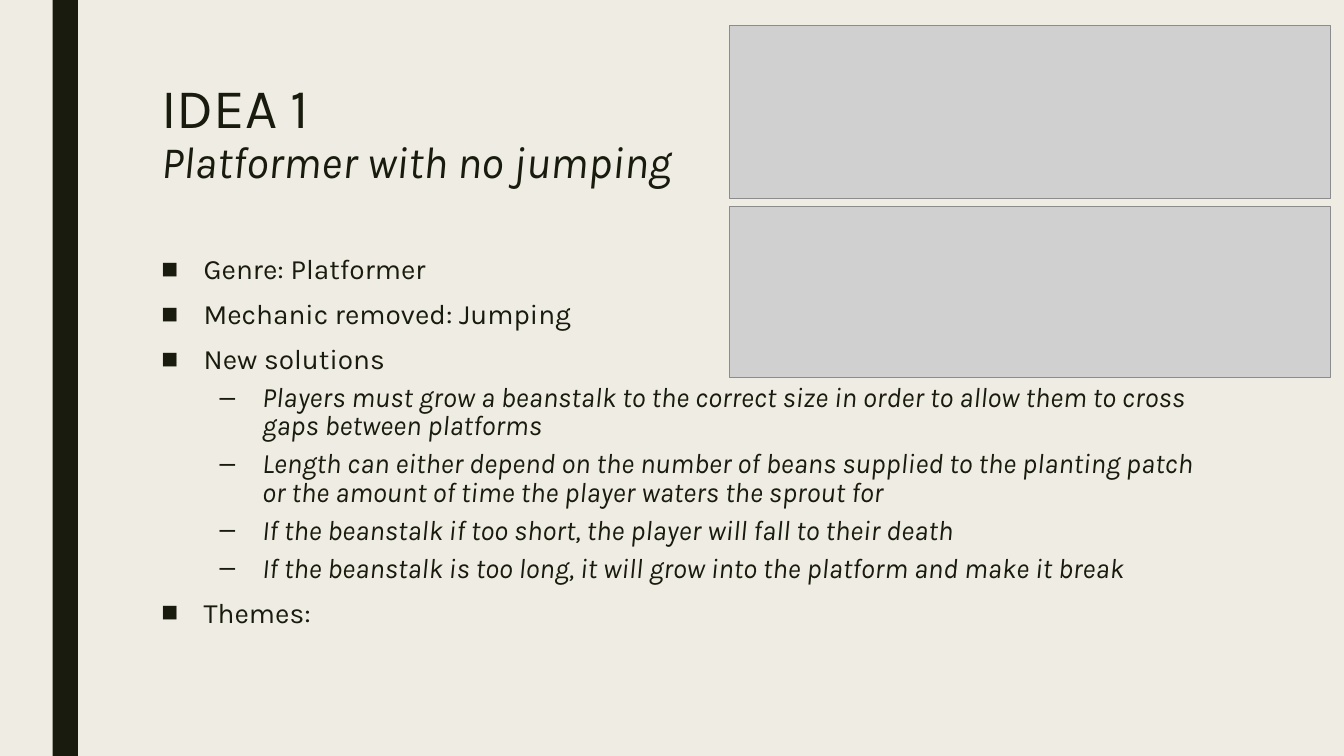
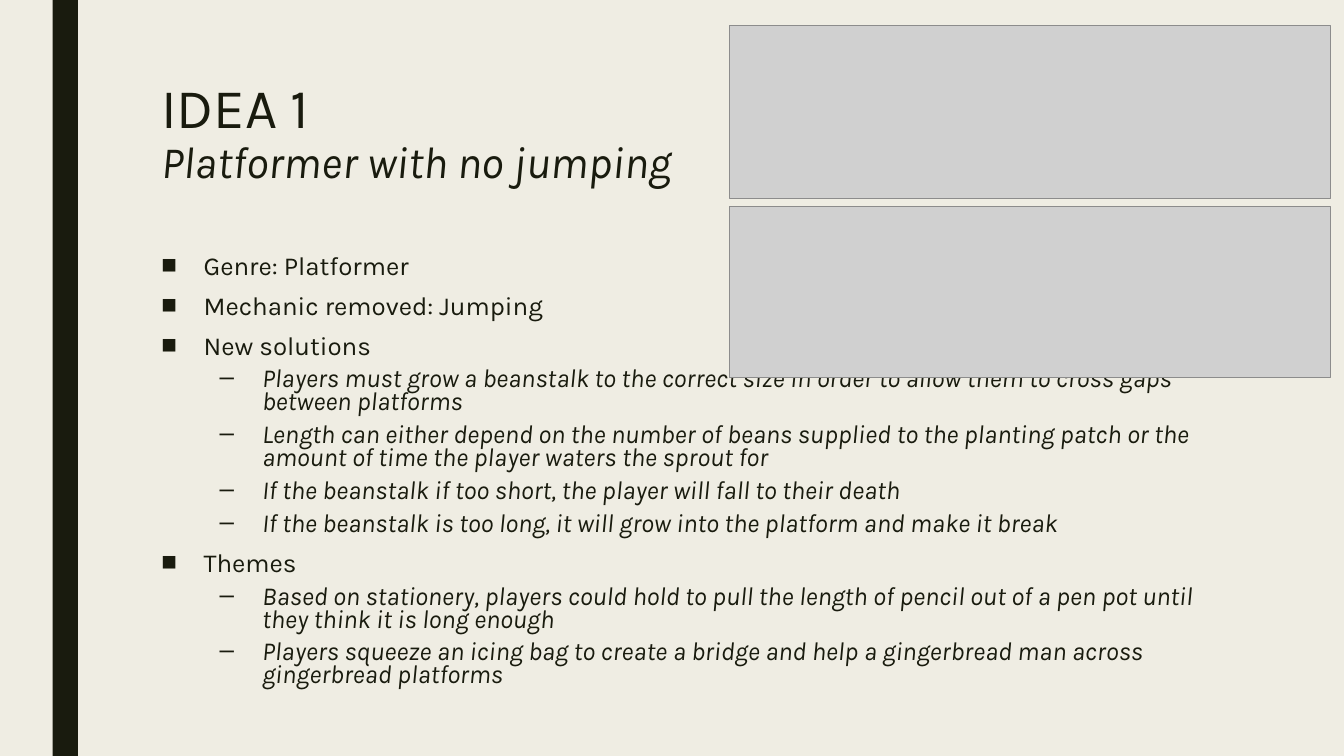
Before and after one commit to UoSGroupProjects1819/design-masterclass-l6_dmc_02, a slide deck: slide 6 of Research/Research and Ideas - Amy.pptx. Drawn at 1344x756 pixels with LibreOffice and Linux fonts; fonts in the diff are those of the drawing; grey boxes stand for pictures. Boxes give left, top, right and bottom in pixels: in the first picture for what was removed or moved away, otherwise in the second. Text is boxed around its words. In the diff, an @@ line names an element or a change of style, - is before the commit and + after.

```diff
--- a/Research/Research and Ideas - Amy.pptx
+++ b/Research/Research and Ideas - Amy.pptx
@@ text at <box>204,257,1189,539</box>: size 20 to 18.5 pt in "Genre: Platformer", "Mechanic removed: Jumping", "New solutions", "Players must grow a beanstalk to the ..." and 3 more places; line spacing 0.84 to 0.74 @@
@@ text at <box>204,554,1192,690</box>: text changed; size 20 to 18.5 pt; italic on @@
-■ Themes:
+■ Themes
+  – Based on stationery, players could hold to pull the length of pencil out of a pen pot until they think it is long enough
+  – Players squeeze an icing bag to create a bridge and help a gingerbread man across gingerbread platforms
```
Also in this commit, not shown: 2 other slides changed, 1 other file.
